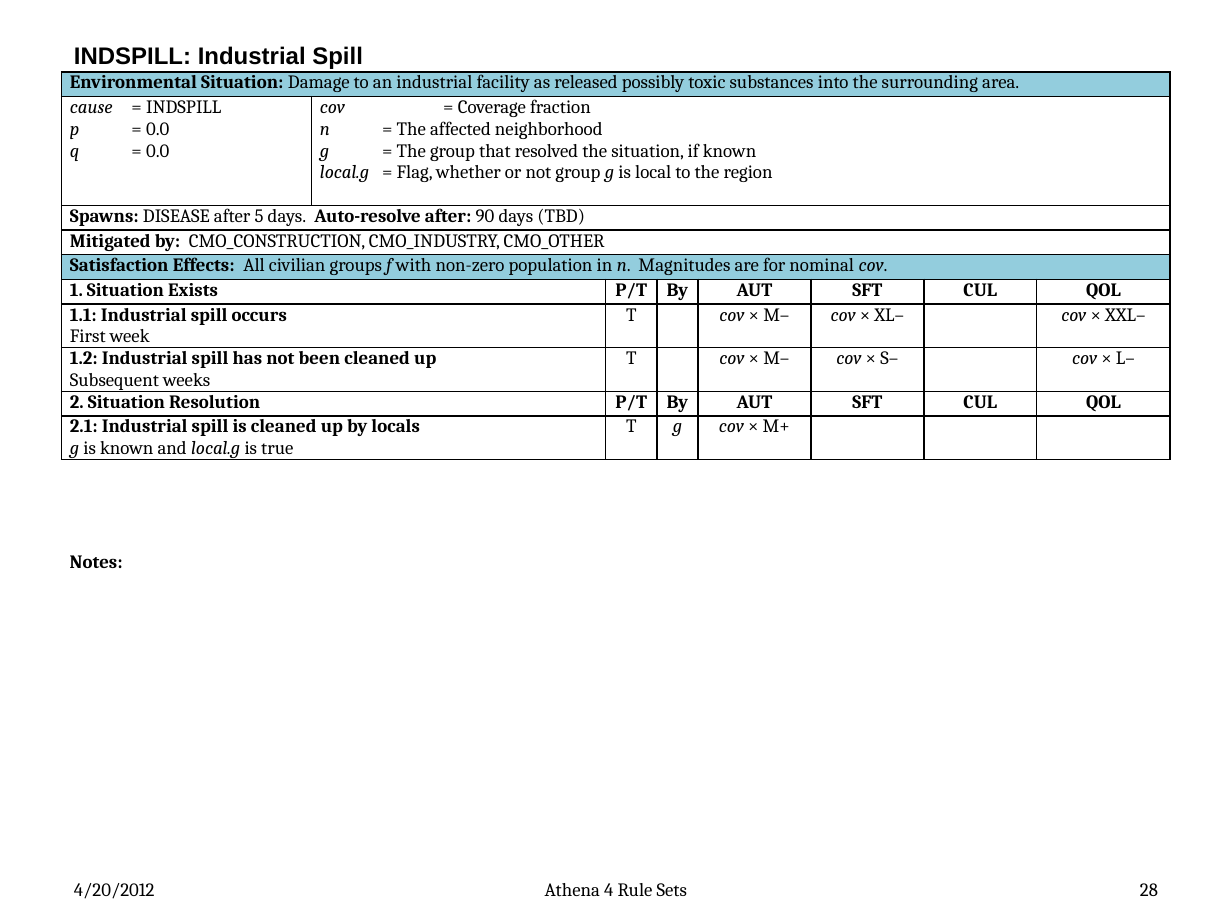
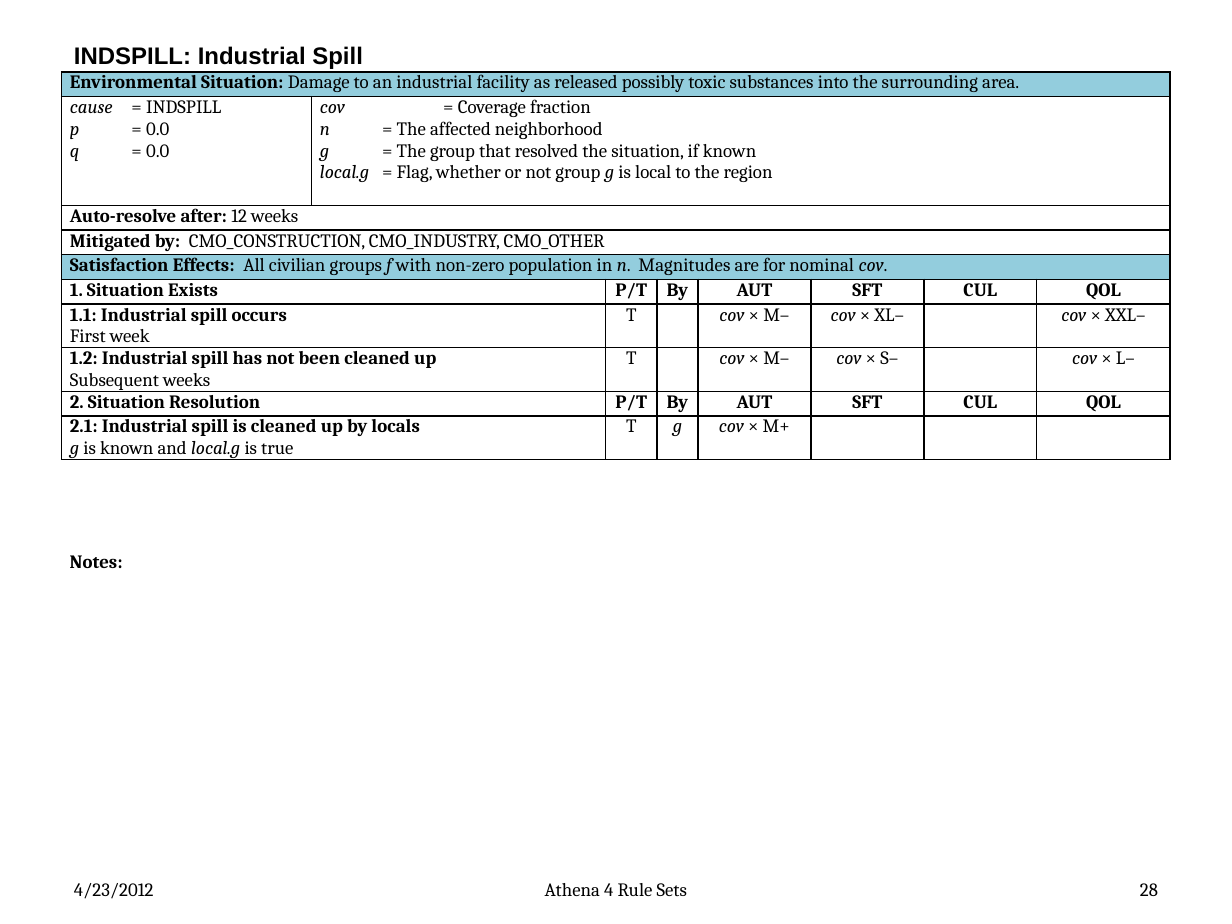
Before and after one commit to AthenaModel/athena-legacy, a slide deck: slide 28 of docs/dev/rules.pptx. Drawn at 1232x924 pixels with LibreOffice and Linux fonts; fonts in the diff are those of the drawing. Boxes give left, top, right and bottom in pixels: in the first picture for what was removed or moved away, otherwise in the second. Text is boxed around its words. In the diff, an @@ line names an element or a change of style, - is before the commit and + after.

Commit message:
Fixed Bug #{3390}
1) Removed all ensit spawn code, including the parmdb(5) parameters.

2) Updated the generic situation code to get "ts" from the situation-type,
   so that ensit(sim) can set ts to the time of assessment.

3) Updated the test suite.

4) Updates the rules document.

```diff
--- a/docs/dev/rules.pptx
+++ b/docs/dev/rules.pptx
@@ table at [62,71,1172,468] @@
-row 3, column 1: Spawns: DISEASE after 5 days. Auto-resolve after: 90 days (TBD)
+row 3, column 1: Auto-resolve after: 12 weeks
@@ text at [74,883,154,899]: text changed @@
-4/20/2012
+4/23/2012
```
Also in this commit, not shown: 75 other slides changed, 7 other files.
